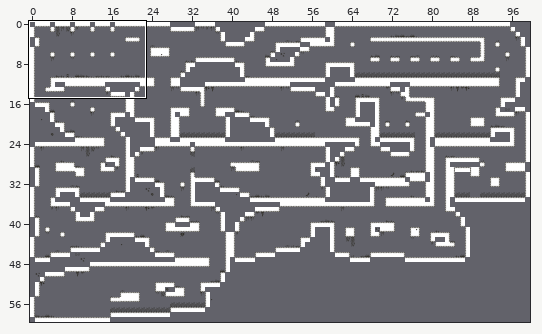
Level history. Tiled map (JSON): builds/5 Tage mit Sandy.pdx/assets/maps/level_4.json. Above: a wide view before the commit, with the close-up outlined.
Close-up. As it was:
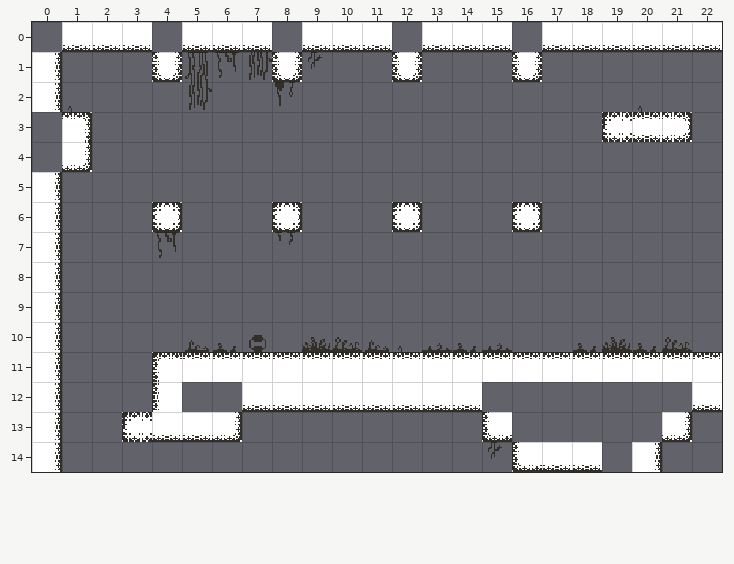
Cells are 20x20 px. Shown: x 0..22, y 0..14. The commit also changed other parts of the map, which this record leaves out.
Now the later version:
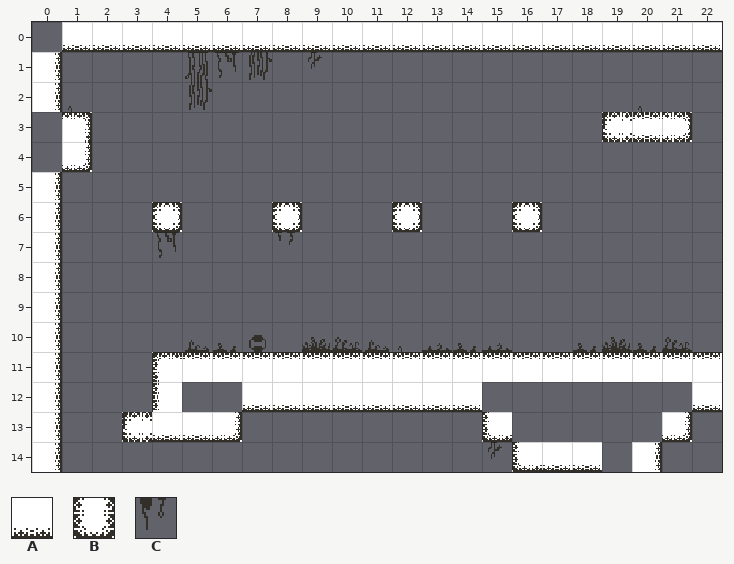
Key: from "Walls_level_1": A 15, B 19; from "deco": C 22.
_ is an empty cell, . an unchanged one.
Changes in this commit:
--- layer "walls"
@@ x 4..16 @@
- 0 _..._..._..._
- 1 B...B...B...B
+ 0 A...A...A...A
+ 1 _..._..._..._
--- layer "deco"
@@ x 8..8 @@
- 2 C
+ 2 _
Boxes around the changes in both close-ups, in picture pixels (x1, y1, x2, y2):
changed: (152, 22, 182, 82)
changed: (272, 22, 302, 106)
changed: (392, 22, 422, 82)
changed: (512, 22, 542, 82)
